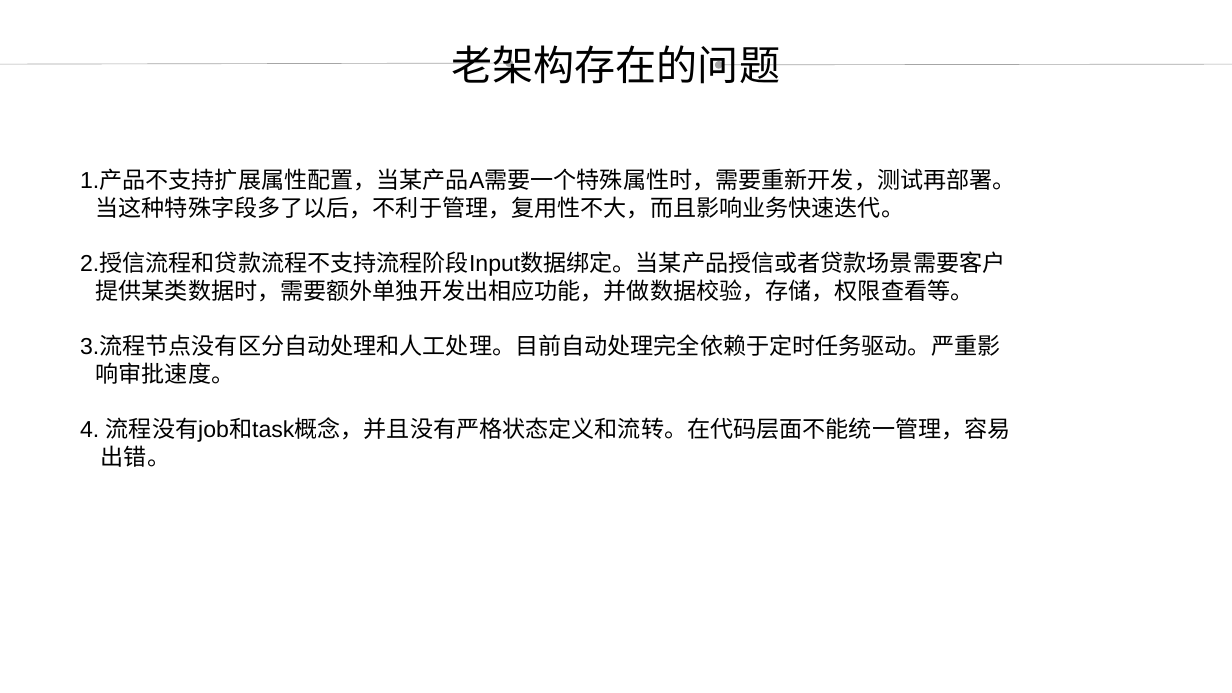
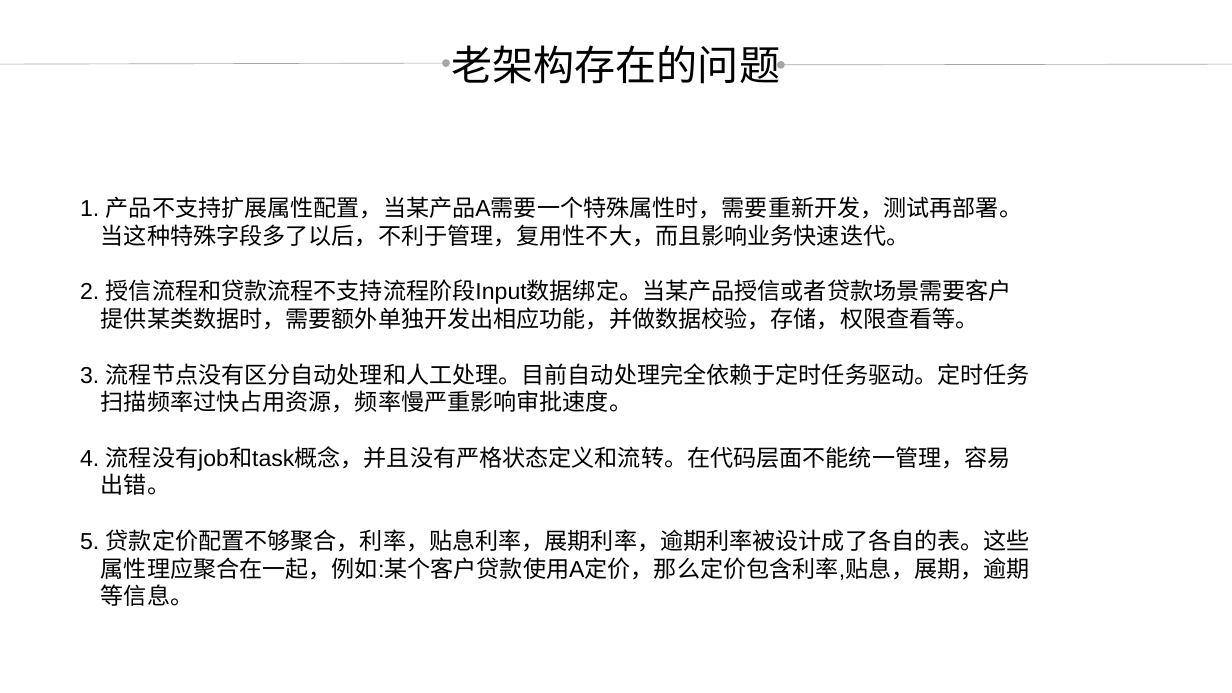
Before and after one commit to credit-loan-dev/credit-loan, a slide deck: slide 4 of design/doc/2018-09-20草稿.pptx. Drawn at 1232x693 pixels with LibreOffice and Linux fonts; fonts in the diff are those of the drawing. Boxes give left, top, right and bottom in pixels: in the first picture for what was removed or moved away, otherwise in the second. Text is boxed around its words. In the diff, an @@ line names an element or a change of style, - is before the commit and + after.

```diff
--- a/design/doc/2018-09-20草稿.pptx
+++ b/design/doc/2018-09-20草稿.pptx
@@ arrow moved from (0, 64) - (509, 63) to (0, 64) - (446, 63) @@
@@ arrow moved from (719, 65) - (1232, 64) to (781, 65) - (1232, 64) @@
@@ text "1. 产品不支持扩展属性配置，当某产品A需要一个特殊属性时，需要重新开发，测试再部署。" moved from (x1=80, y1=170, x2=1016, y2=467) to (x1=80, y1=196, x2=1030, y2=606) @@
@@ text "1. 产品不支持扩展属性配置，当某产品A需要一个特殊属性时，需要重新开发，测试再部署。" at (x1=80, y1=196, x2=1030, y2=606): vertical alignment top to middle @@
@@ text at (x1=80, y1=196, x2=1022, y2=219): spaces changed @@
-1.产品不支持扩展属性配置，当某产品A需要一个特殊属性时，需要重新开发，测试再部署。
+1. 产品不支持扩展属性配置，当某产品A需要一个特殊属性时，需要重新开发，测试再部署。
@@ text at (x1=80, y1=279, x2=1012, y2=304): spaces changed @@
-  2.授信流程和贷款流程不支持流程阶段Input数据绑定。当某产品授信或者贷款场景需要客户
+  2. 授信流程和贷款流程不支持流程阶段Input数据绑定。当某产品授信或者贷款场景需要客户
@@ text at (x1=80, y1=363, x2=1030, y2=413): text changed @@
-  3.流程节点没有区分自动处理和人工处理。目前自动处理完全依赖于定时任务驱动。严重影
-  响审批速度。
+  3. 流程节点没有区分自动处理和人工处理。目前自动处理完全依赖于定时任务驱动。定时任务
+  扫描频率过快占用资源，频率慢严重影响审批速度。
@@ text at (x1=80, y1=529, x2=1030, y2=606): paragraphs added @@
+  5. 贷款定价配置不够聚合，利率，贴息利率，展期利率，逾期利率被设计成了各自的表。这些
+  属性理应聚合在一起，例如:某个客户贷款使用A定价，那么定价包含利率,贴息，展期，逾期
+  等信息。
```
Also in this commit, not shown: 2 slides added, 1 slide removed.
